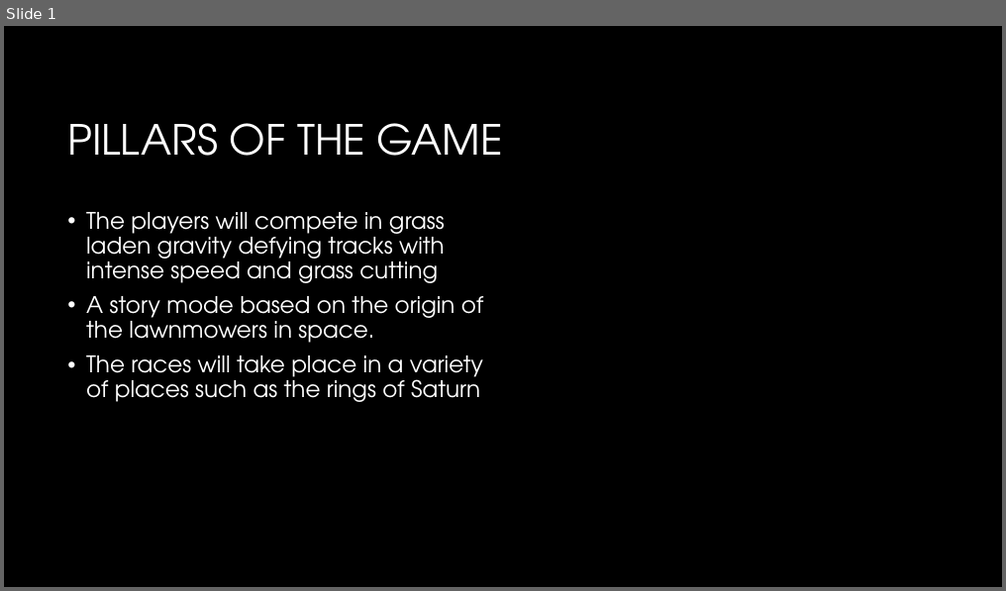
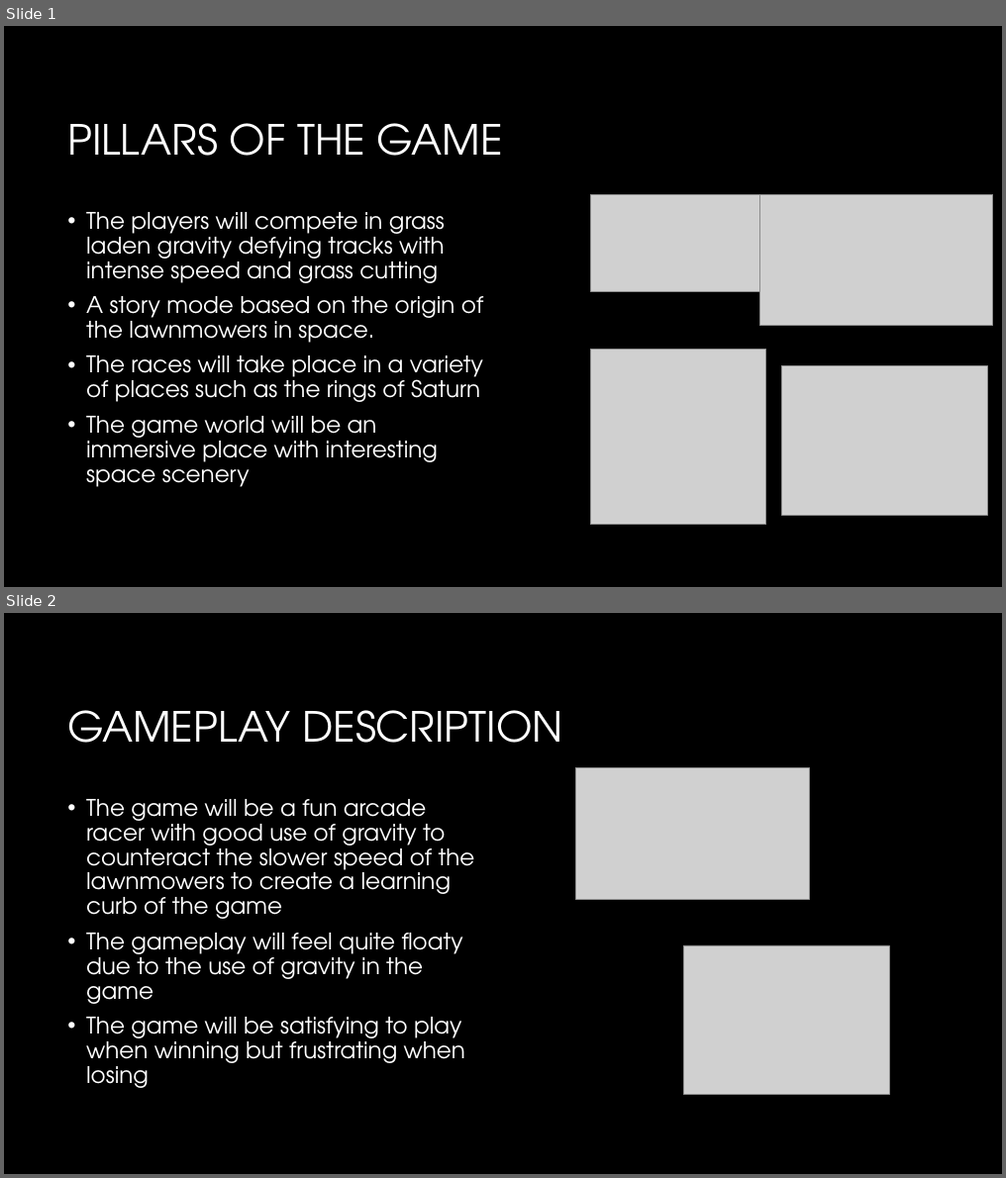
Before and after one commit to PeterLowe/concept1-julianna-jack-killian, a slide deck: JackPowerPoint.pptx. Shown one above the other, each under a label of ours: slide 1 before the commit, slides 1 and 2 after it. The pictures are 1006x591 and 1006x1178 pixels, drawn with LibreOffice and Linux fonts; fonts in the diff are those of the drawing; grey boxes stand for pictures; background and template pictures are left out. Boxes give left, top, right and bottom in pixels: in the first picture for what was removed or moved away, otherwise in the second. Text is boxed around its words. In the diff, an @@ line names an element or a change of style, - is before the commit and + after.

Commit message:
finished my slides for the powerpoint

```diff
--- a/JackPowerPoint.pptx
+++ b/JackPowerPoint.pptx
@@ slide 2 added at [4, 613, 1002, 1174], background #000000 @@
@@ title added at [67, 710, 562, 743], 40 pt, text #FFFFFF @@
+GAMEPLAY DESCRIPTION
@@ picture added at [576, 768, 810, 899] @@
@@ text added at [86, 799, 475, 1088], 22 pt, text #FFFFFF @@
+• The game will be a fun arcade racer with good use of gravity to counteract the slower speed of the lawnmowers to create a learning curb of the game
+• The gameplay will feel quite floaty due to the use of gravity in the game
+• The game will be satisfying to play when winning but frustrating when losing
@@ picture added at [684, 946, 890, 1094] @@
@@ slide 1 changed as well @@
@@ picture added at [591, 194, 790, 291] @@
@@ picture added at [759, 194, 992, 325] @@
@@ picture added at [591, 350, 766, 525] @@
@@ picture added at [782, 366, 988, 515] @@
@@ text at [86, 416, 438, 487]: paragraph added @@
+• The game world will be an immersive place with interesting space scenery
```
